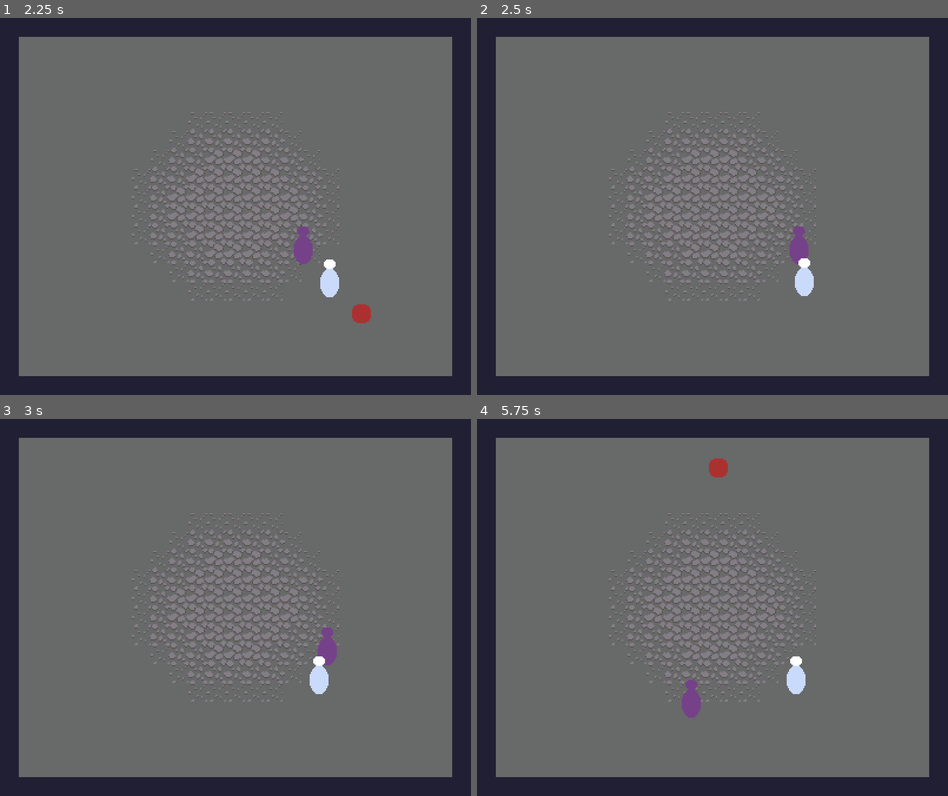
Above: before the commit, frames 1-4 (two rows, left to right).
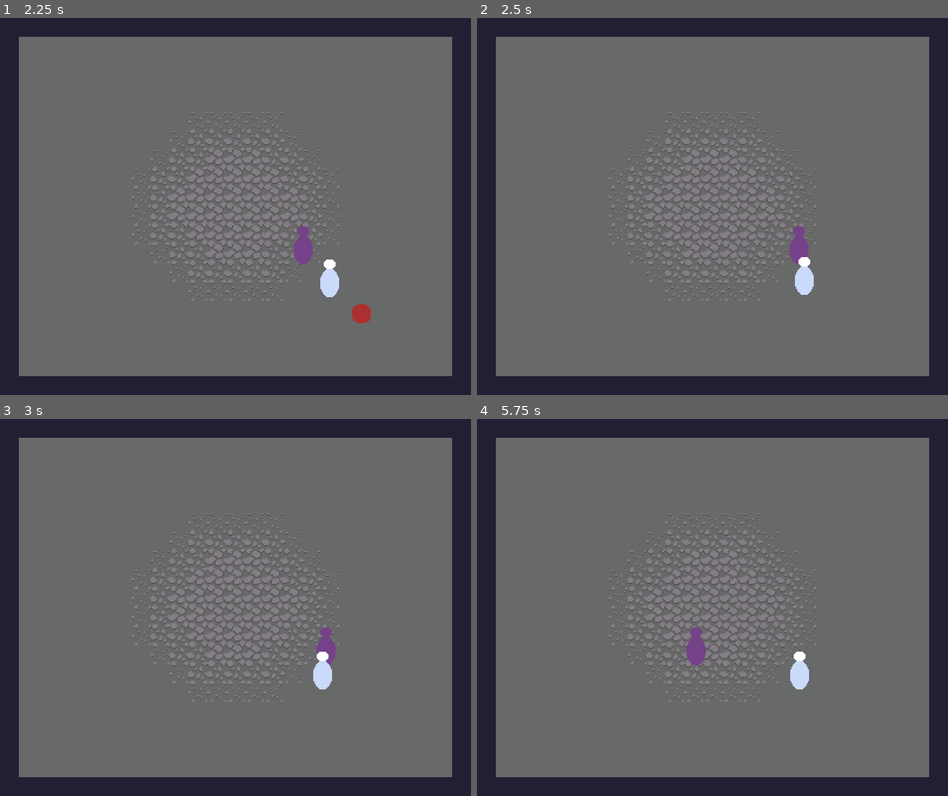
Above: after the commit, the same moments.

Repository: svntax/LD46-KeepItAlive
Game: Godot game, scene res://MainMenu/Main.tscn
The game is run twice, just before and just after one commit, with the same random seed, the same clock (stepped at 60 frames per second) and the same inputs. The engine's default icon, where the game draws it, is replaced by a stand-in: a white triangle on a blue panel in a dark square.
Inputs:
- Up to frame 1 (2.25 s): tap Enter (ui_accept) at 0.5, 0.77, 1.52 s; hold Right (MOVE_RIGHT) 0.53-1.28 s; hold Down (MOVE_DOWN) 1.28-2.03 s; hold Right (MOVE_RIGHT) from 2.03 s (still down)
- Up to frame 2 (2.5 s): keep holding Right (MOVE_RIGHT)
- Up to frame 3 (3 s): release Right (MOVE_RIGHT) at 2.78 s; hold Up (MOVE_UP) from 2.78 s (still down)
- Up to frame 4 (5.75 s): tap Enter (ui_accept) at 3.02, 3.5, 3.77, 4.52 s; release Up (MOVE_UP) at 3.53 s; hold Left (MOVE_LEFT) 3.53-5.03 s; hold Down (MOVE_DOWN) from 5.03 s (still down)

Frame 1 is identical in both runs. In frame 2, less than 0.1% of the frame differs, in the area x 67-72%, y 63-74%; in frame 3, 0.2%; in frame 4, 1.0%, in the area x 43-71%, y 10-80%.

Commit message:
Fixed collision with bullets.

Diff:
--- a/Enemies/BasicEnemy.gd
+++ b/Enemies/BasicEnemy.gd
@@ -10,12 +10,15 @@
 onready var health = 2
 
 onready var shoot_timer = $ShootTimer
+onready var hitbox = $Hitbox
 
 func _ready():
     shoot_timer.connect("timeout", self, "_shoot_cooldown_finished")
     shoot_timer.one_shot = false
     shoot_timer.wait_time = 2
     shoot_timer.start()
+
+    hitbox.connect("body_entered", self, "_on_body_entered")
 
 # Shoots a bullet towards the player
 func shoot_bullet() -> void:
@@ -41,17 +44,17 @@
         knockback_velocity = knockback_velocity.linear_interpolate(Vector2.ZERO, 0.1)
 
     move_and_slide(velocity + knockback_velocity)
-    # Loop through collisions
-    for i in get_slide_count():
-        var collision = get_slide_collision(i)
-        if collision.collider != null:
-            var collider = collision.collider
-            if collider.is_in_group("Bullets"):
-                # Damage the enemy and remove the bullet
-                damage()
-                var push = collision.normal * BULLET_KNOCKBACK
-                knockback(push.x, push.y)
-                collider.queue_free()
 
 func _shoot_cooldown_finished():
     shoot_bullet()
+
+func _on_body_entered(body):
+    if body.is_in_group("Players"):
+        # TODO: what should happen if player touches an enemy
+        pass
+    if body.is_in_group("Bullets"):
+        # Damage the enemy and remove the bullet
+        damage()
+        var push = body.global_position.direction_to(global_position).normalized() * BULLET_KNOCKBACK
+        knockback(push.x, push.y)
+        body.queue_free()
--- a/Enemies/BasicEnemy.tscn
+++ b/Enemies/BasicEnemy.tscn
@@ -1,13 +1,13 @@
-[gd_scene load_steps=6 format=2]
+[gd_scene load_steps=5 format=2]
 
 [ext_resource path="res://Enemies/basic_enemy.png" type="Texture" id=1]
 [ext_resource path="res://Enemies/BasicEnemy.gd" type="Script" id=2]
-[ext_resource path="res://Enemies/DamageArea.gd" type="Script" id=3]
 
 [sub_resource type="RectangleShape2D" id=1]
-extents = Vector2( 8, 8 )
+extents = Vector2( 6, 8 )
 
-[sub_resource type="RectangleShape2D" id=2]
+[sub_resource type="RectangleShape2D" id=3]
+extents = Vector2( 9, 10 )
 
 [node name="BasicEnemy" type="KinematicBody2D" groups=[
 "Enemies",
@@ -22,11 +22,12 @@
 position = Vector2( 0, 8 )
 shape = SubResource( 1 )
 
-[node name="DamageArea" type="Area2D" parent="."]
-script = ExtResource( 3 )
+[node name="ShootTimer" type="Timer" parent="."]
 
-[node name="CollisionShape2D" type="CollisionShape2D" parent="DamageArea"]
-position = Vector2( 0, 4 )
-shape = SubResource( 2 )
+[node name="Hitbox" type="Area2D" parent="."]
+position = Vector2( 0, 7 )
+collision_layer = 4
+collision_mask = 6
 
-[node name="ShootTimer" type="Timer" parent="."]
+[node name="CollisionShape2D" type="CollisionShape2D" parent="Hitbox"]
+shape = SubResource( 3 )
--- a/Enemies/DamageArea.gd
+++ /dev/null
@@ -1,9 +0,0 @@
-extends Area2D
-
-func _ready():
-    self.connect("body_entered", self, "_on_body_entered")
-
-func _on_body_entered(body):
-    if body.is_in_group("Players"):
-        # TODO: what should happen when an enemy's DamageArea touches the player
-        pass
--- a/Player/Player.gd
+++ b/Player/Player.gd
@@ -41,17 +41,14 @@
 
     if _can_move():
         move_and_slide(velocity)
-    # Loop through collisions
-    for i in get_slide_count():
-        var collision = get_slide_collision(i)
-        if collision.collider != null:
-            var collider = collision.collider
-            if collider.is_in_group("Bullets"):
-                stun()
-                collider.queue_free()
 
 func _can_move() -> bool:
     return current_state != State.STUNNED
 
 func _on_StunnedTimer_timeout():
     change_state(State.NORMAL)
+
+func _on_Hitbox_body_entered(body):
+    if body.is_in_group("Bullets"):
+        stun()
+        body.queue_free()
--- a/Player/Player.tscn
+++ b/Player/Player.tscn
@@ -1,10 +1,10 @@
-[gd_scene load_steps=5 format=2]
+[gd_scene load_steps=6 format=2]
 
 [ext_resource path="res://Player/player.png" type="Texture" id=1]
 [ext_resource path="res://Player/Player.gd" type="Script" id=2]
 
 [sub_resource type="RectangleShape2D" id=1]
-extents = Vector2( 8, 8 )
+extents = Vector2( 6, 8 )
 
 [sub_resource type="Animation" id=2]
 resource_name = "stun"
@@ -22,6 +22,9 @@
 "update": 1,
 "values": [ Vector2( 0, 0 ), Vector2( 1, -1 ), Vector2( -2, -1 ), Vector2( 2, 2 ), Vector2( -1, 1 ), Vector2( 0, 0 ) ]
 }
+
+[sub_resource type="RectangleShape2D" id=3]
+extents = Vector2( 9, 10 )
 
 [node name="Player" type="KinematicBody2D" groups=[
 "Players",
@@ -41,4 +44,11 @@
 
 [node name="AnimationPlayer" type="AnimationPlayer" parent="."]
 anims/stun = SubResource( 2 )
+
+[node name="Hitbox" type="Area2D" parent="."]
+position = Vector2( 0, 7 )
+
+[node name="CollisionShape2D" type="CollisionShape2D" parent="Hitbox"]
+shape = SubResource( 3 )
 [connection signal="timeout" from="StunnedTimer" to="." method="_on_StunnedTimer_timeout"]
+[connection signal="body_entered" from="Hitbox" to="." method="_on_Hitbox_body_entered"]
